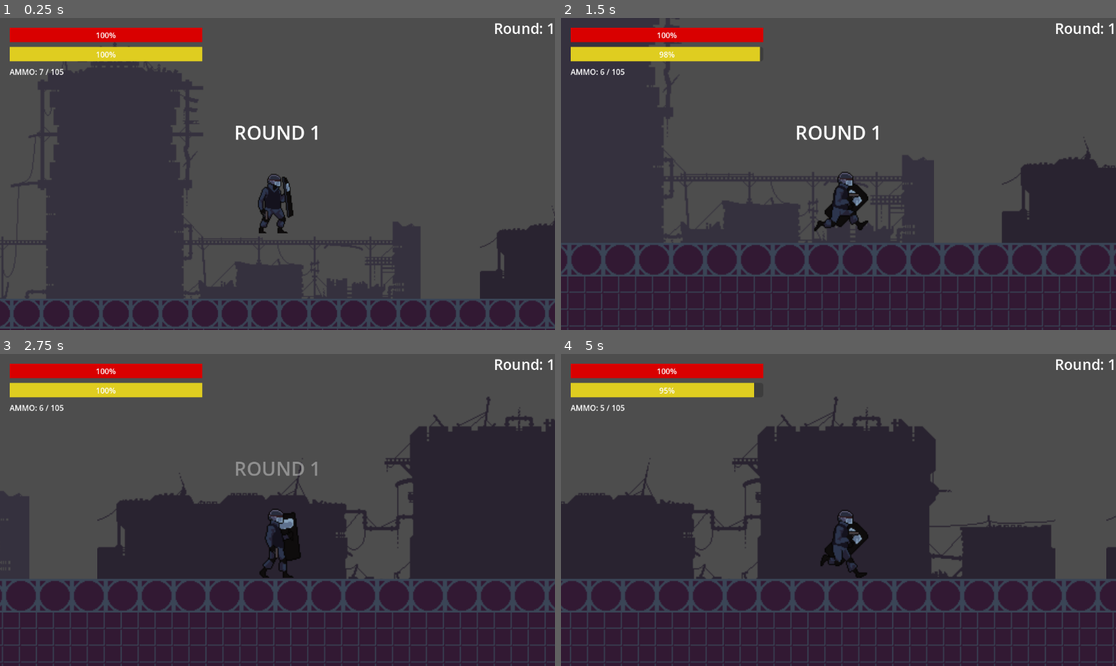
Above: before the commit, frames 1-4 (two rows, left to right).
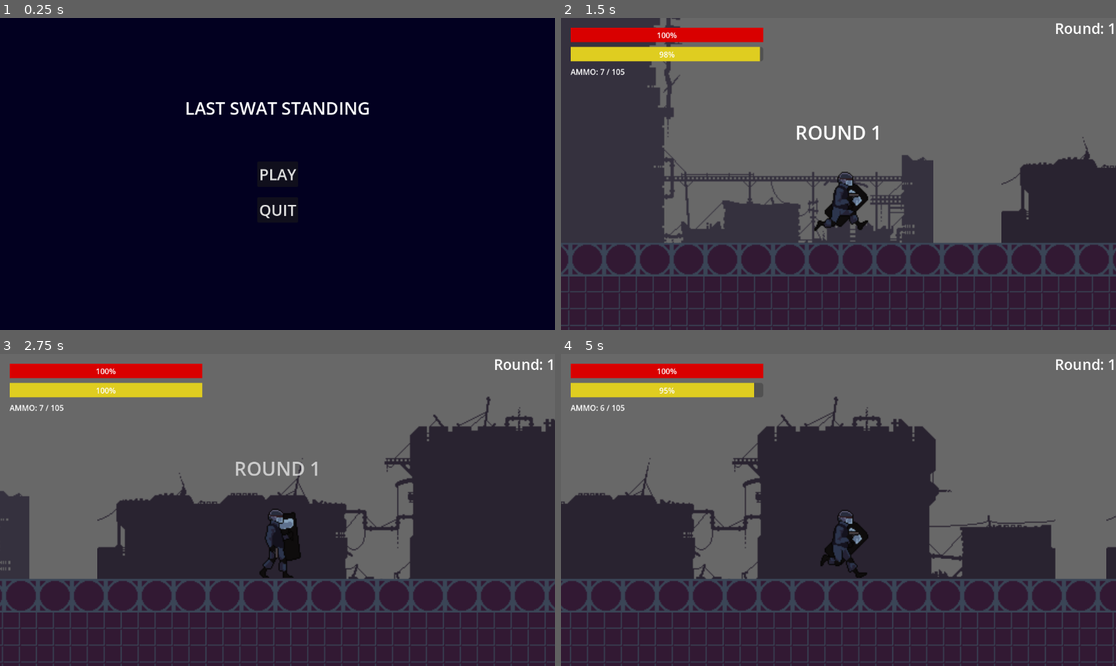
Above: after the commit, the same moments.

Repository: naufal-ramadhan/IndividualGameDev
Game: Godot game, scene res://menus/main_menu/main_menu.tscn
Two runs of this game, one before a commit and one after it. Both use one fixed random seed, a clock stepped at 60 frames per second and the inputs below. Before the commit the project starts from res://levels/Level1.tscn.
Inputs (mouse positions are in pixels of both pictures, inside the frame that each line leads up to):
- Up to frame 1 (0.25 s): no input
- Up to frame 2 (1.5 s): click (838, 174) at 0.5 s, where only the run after the commit has a clickable "PLAY"; move the mouse to (960, 158) at 1.27 s; hold D (move_right) from 1.28 s (still down); hold Shift (run) from 1.28 s (still down)
- Up to frame 3 (2.75 s): keep holding D (move_right); move the mouse to (166, 525) at 2.02 s; release Shift (run) at 2.03 s; tap Shift (run) at 2.1 s
- Up to frame 4 (5 s): move the mouse to (894, 441) at 2.77 s; release D (move_right) at 2.78 s; hold A (move_left) 2.78-3.53 s; hold Right mouse button (shield) 2.78-3.53 s; tap Shift (run) at 3.05, 3.8 s; move the mouse to (810, 572) at 3.52 s; hold D (move_right) from 3.53 s (still down); tap F (shield_bash) at 3.6 s; move the mouse to (1005, 556) at 4.27 s; hold Shift (run) from 4.28 s (still down); click (1005, 556) at 4.35 s

The runs differ from the first frame. In frame 1, 100% of the frame differs, in the area x 0-100%, y 0-100%; in frame 2, 45%; in frame 3, 42%; in frame 4, 42%.

Commit message:
feat: add main menus.

Diff:
--- /dev/null
+++ b/menus/main_menu/main_menu.gd
@@ -0,0 +1,8 @@
+extends Control
+
+func _on_play_pressed():
+	# Ganti "res://main_level.tscn" dengan nama scene utama game kamu!
+	get_tree().change_scene_to_file("res://levels/Level1.tscn")
+
+func _on_quit_pressed():
+	get_tree().quit()
--- /dev/null
+++ b/menus/main_menu/main_menu.tscn
@@ -0,0 +1,69 @@
+[gd_scene format=3 uid="uid://b4qhwqrarlagr"]
+
+[ext_resource type="Script" uid="uid://bvf3oq2mqv802" path="res://menus/main_menu/main_menu.gd" id="1_xbn2l"]
+
+[node name="MainMenu" type="Control" unique_id=837026034]
+layout_mode = 3
+anchors_preset = 15
+anchor_right = 1.0
+anchor_bottom = 1.0
+grow_horizontal = 2
+grow_vertical = 2
+script = ExtResource("1_xbn2l")
+
+[node name="ColorRect" type="ColorRect" parent="." unique_id=104285822]
+layout_mode = 1
+anchors_preset = 15
+anchor_right = 1.0
+anchor_bottom = 1.0
+grow_horizontal = 2
+grow_vertical = 2
+color = Color(0.0069729937, 4.813075e-08, 0.12722549, 1)
+
+[node name="Title" type="Label" parent="." unique_id=1585695096]
+layout_mode = 1
+anchors_preset = 5
+anchor_left = 0.5
+anchor_right = 0.5
+offset_left = -192.0
+offset_top = 162.0
+offset_right = 192.0
+offset_bottom = 212.0
+grow_horizontal = 2
+theme_override_font_sizes/font_size = 36
+text = "LAST SWAT STANDING"
+
+[node name="Play" type="Button" parent="." unique_id=1680146668]
+layout_mode = 1
+anchors_preset = 8
+anchor_left = 0.5
+anchor_top = 0.5
+anchor_right = 0.5
+anchor_bottom = 0.5
+offset_left = -4.0
+offset_top = -4.0
+offset_right = 4.0
+offset_bottom = 4.0
+grow_horizontal = 2
+grow_vertical = 2
+theme_override_font_sizes/font_size = 32
+text = "PLAY"
+
+[node name="QUIT" type="Button" parent="." unique_id=16548465]
+layout_mode = 1
+anchors_preset = 8
+anchor_left = 0.5
+anchor_top = 0.5
+anchor_right = 0.5
+anchor_bottom = 0.5
+offset_left = -42.5
+offset_top = 47.5
+offset_right = 42.5
+offset_bottom = 100.5
+grow_horizontal = 2
+grow_vertical = 2
+theme_override_font_sizes/font_size = 32
+text = "QUIT"
+
+[connection signal="pressed" from="Play" to="." method="_on_play_pressed"]
+[connection signal="pressed" from="QUIT" to="." method="_on_quit_pressed"]
--- a/project.godot
+++ b/project.godot
@@ -11,7 +11,7 @@
 [application]
 
 config/name="IndividualGameJam"
-run/main_scene="uid://hscq63iwd1b"
+run/main_scene="uid://b4qhwqrarlagr"
 config/features=PackedStringArray("4.6", "GL Compatibility")
 config/icon="res://icon.svg"
 
@@ -75,3 +75,4 @@
 rendering_device/driver.windows="d3d12"
 renderer/rendering_method="gl_compatibility"
 renderer/rendering_method.mobile="gl_compatibility"
+environment/defaults/default_clear_color=Color(0.40832946, 0.40832946, 0.40832946, 1)
Not shown, added: menus/main_menu/main_menu.gd.uid
